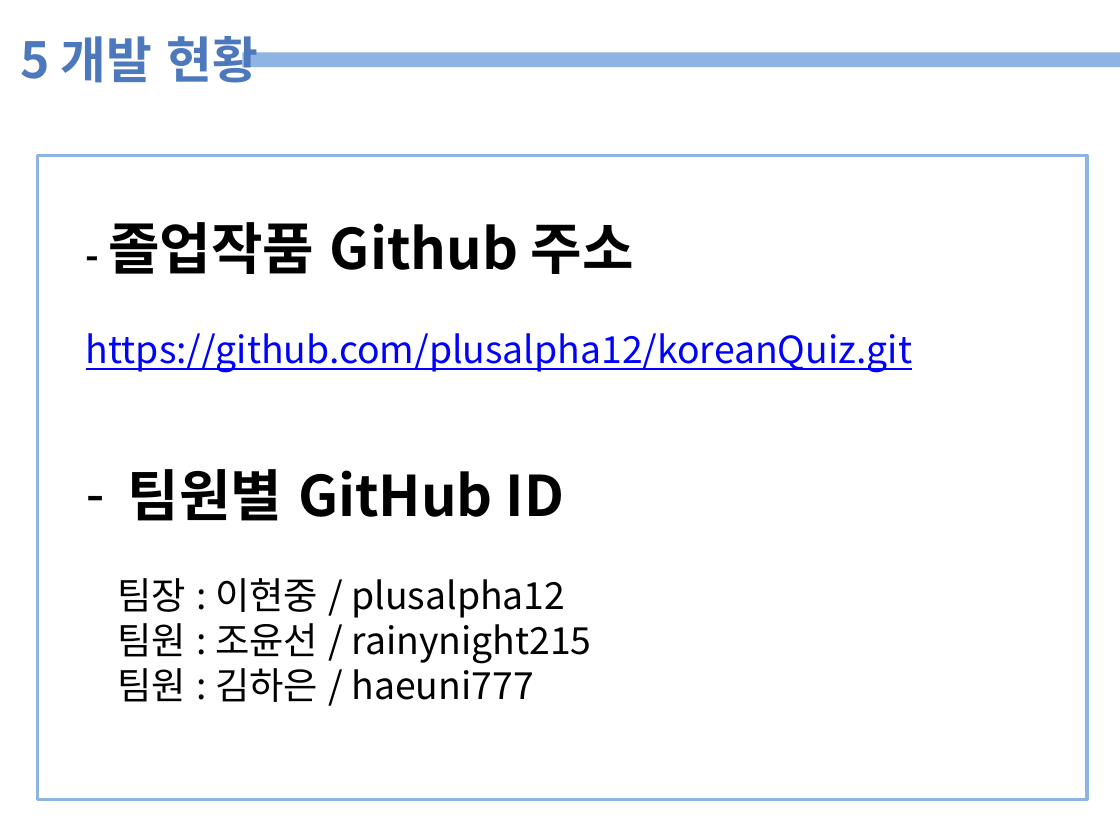
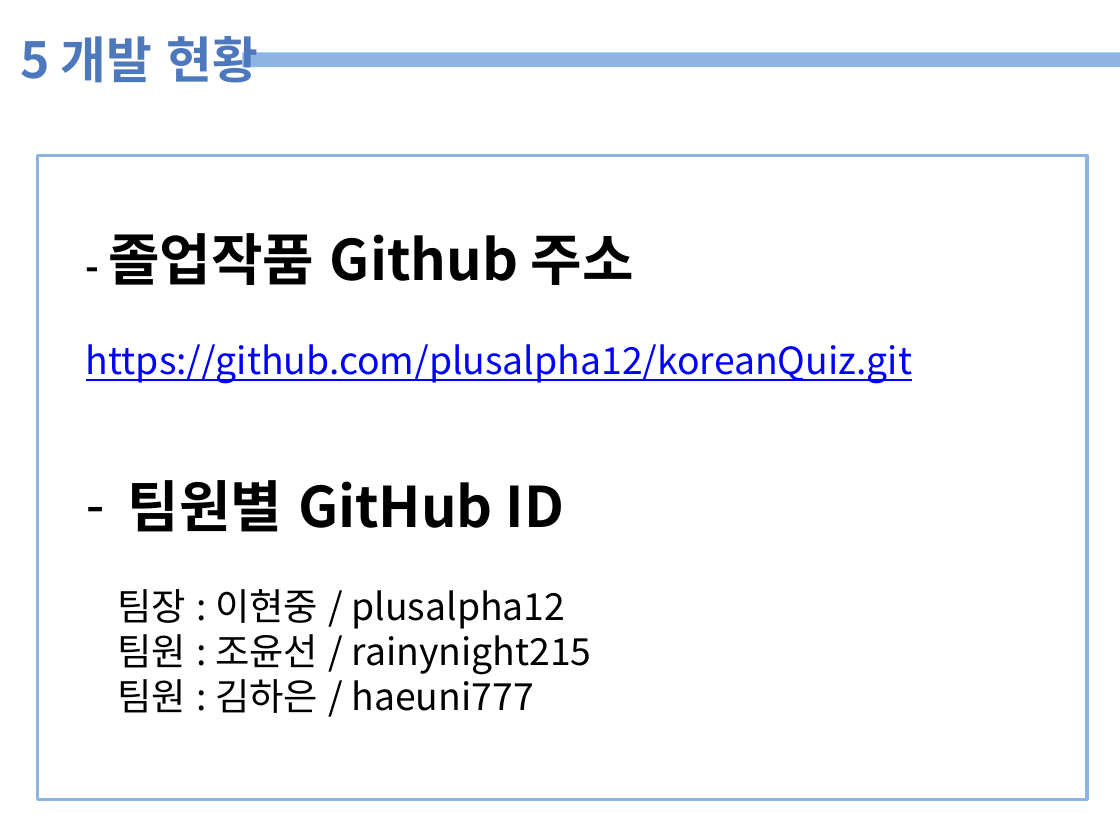
Before and after one commit to plusalpha12/koreanQuiz, a slide deck: slide 16 of 종합설계 프로토타입 세션 4-11 (이현중, 김하은, 조윤선).pptx. Drawn at 1120x840 pixels with LibreOffice and Linux fonts; fonts in the diff are those of the drawing. Boxes give left, top, right and bottom in pixels: in the first picture for what was removed or moved away, otherwise in the second. Text is boxed around its words. In the diff, an @@ line names an element or a change of style, - is before the commit and + after.

```diff
--- a/종합설계 프로토타입 세션 4-11 (이현중, 김하은, 조윤선).pptx
+++ b/종합설계 프로토타입 세션 4-11 (이현중, 김하은, 조윤선).pptx
@@ text "- 졸업작품 Github 주소": place and size @@
-text "- 졸업작품 Github 주소" at <box>86,222,912,702</box>
+text "- 졸업작품 Github 주소" at <box>86,233,912,713</box>
```
Also in this commit, not shown: 1 other file.
